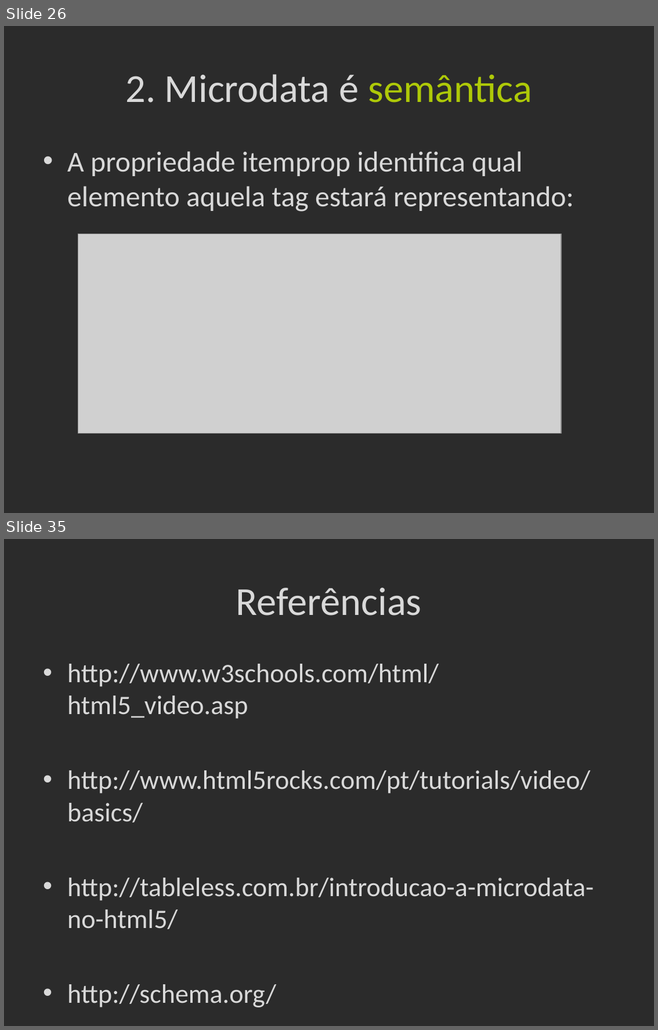
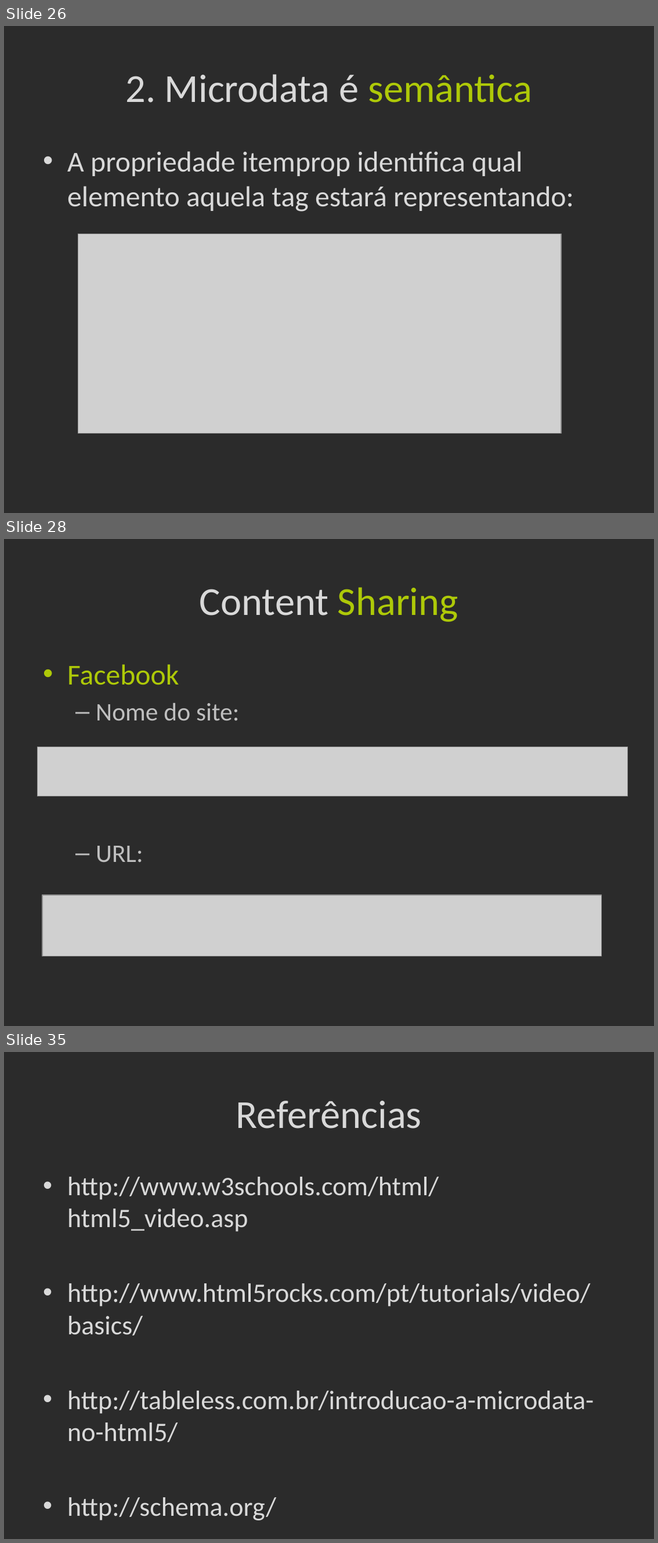
Before and after one commit to Frossard/HTML5-na-pratica, a slide deck: _Presentation/apresentacao.pptx. Shown one above the other, each under a label of ours: slides 26 and 35 before the commit, slides 26, 28 and 35 after it; the slides between them are not shown. The pictures are 658x1030 and 658x1543 pixels, drawn with LibreOffice and Linux fonts; fonts in the diff are those of the drawing; grey boxes stand for pictures; background and template pictures are left out; a plain dark background stands for a picture behind light text. Boxes give left, top, right and bottom in pixels: in the first picture for what was removed or moved away, otherwise in the second. Text is boxed around its words. In the diff, an @@ line names an element or a change of style, - is before the commit and + after.

Commit message:
Apresentação com content sharing

```diff
--- a/_Presentation/apresentacao.pptx
+++ b/_Presentation/apresentacao.pptx
@@ slide 28 added at <box>4,539,654,1026</box>, background picture (left out) @@
@@ title added at <box>199,587,458,622</box>, 44 pt, text #D9D9D9 @@
+Content Sharing
@@ text added at <box>67,664,239,863</box>, 28 pt, text #BFBFBF @@
+• Facebook
+  – Nome do site:
+  – URL:
@@ picture added at <box>37,747,627,797</box> @@
@@ picture added at <box>42,895,601,956</box> @@
```
Also in this commit, not shown: 1 slide changed, 3 other slides added, 4 slides removed.
